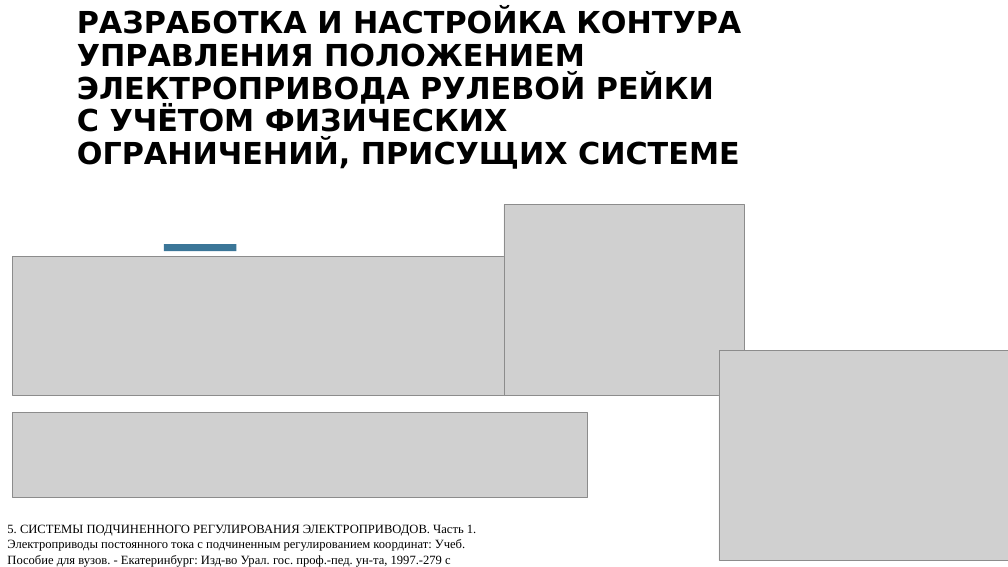
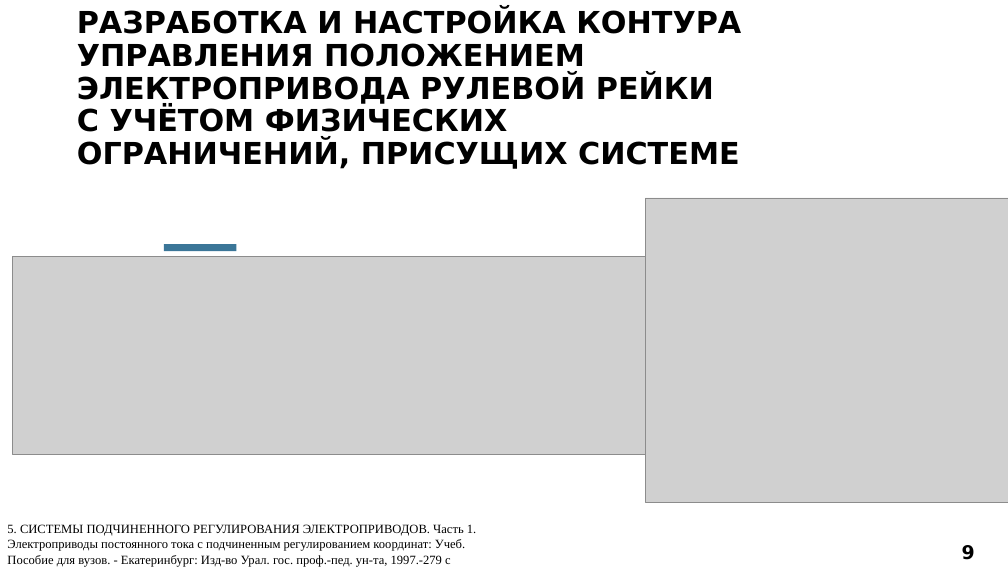
Before and after one commit to sokuroff/education, a slide deck: slide 9 of ВКР/ВКР.pptx (slide 7 before the commit). Drawn at 1008x567 pixels with LibreOffice and Linux fonts; fonts in the diff are those of the drawing; grey boxes stand for pictures; background and template pictures are left out. Boxes give left, top, right and bottom in pixels: in the first picture for what was removed or moved away, otherwise in the second. Text is boxed around its words. In the diff, an @@ line names an element or a change of style, - is before the commit and + after.

```diff
--- a/ВКР/ВКР.pptx
+++ b/ВКР/ВКР.pptx
@@ picture: place and size @@
-picture at (504, 205, 745, 395)
+picture at (646, 198, 1008, 502)
@@ picture: place and size @@
-picture at (13, 257, 504, 395)
+picture at (13, 257, 646, 454)
@@ picture removed at (719, 350, 1008, 560) @@
@@ picture removed at (13, 413, 588, 498) @@
@@ page number at (962, 545, 975, 560): text changed; size 12 to 18 pt; text colour #AEAEAE to #000000; bold on @@
-7
+9
```
Also in this commit, not shown: 6 other slides changed, 3 slides added, 2 other files.
